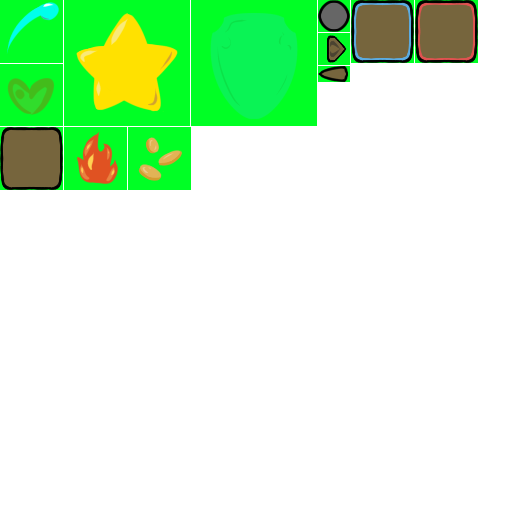
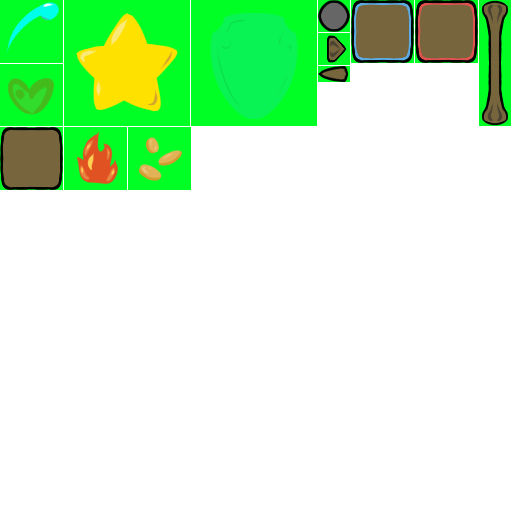
Two versions of the same layered image (512x512). Layer-by-layer changes:
added group "turnDelimitor" with 2 layers above "statusEffectBG" over box(479, 0, 511, 126)
added layer "Calque de dessin 15" in group "turnDelimitor" over box(479, 0, 511, 126)
added layer "Calque de dessin 16" in group "turnDelimitor" over box(479, 0, 511, 126)
added layer "Calque de dessin 15 Fusionnés" in group "greenScreen" over box(479, 0, 511, 126)
